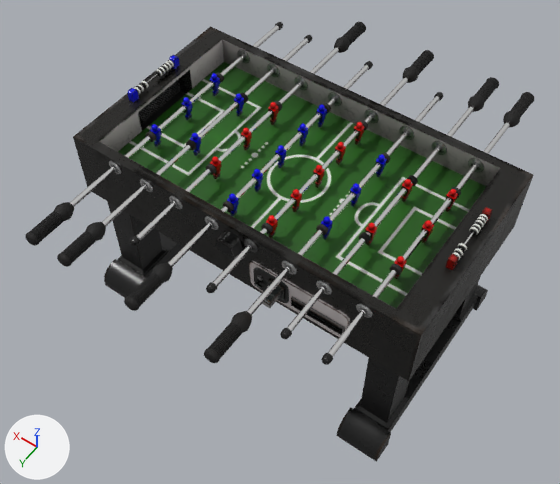
Renders of the glTF model footballs/table/scene.gltf from each side of a commit.
Before and after are seen from a 50 mm lens placed at (-93.5, 147.8, 206.1), pointed at (2.0, 14.1, -4.1). Arrows for +X, +Y and +Z are at lower left; the lights stay in place. Where no turn or scale is listed for an object, it has been applied to the vertices. Vertices at the same position are counted once.

Script lines for the objects in view, before the commit:
```python
me_polysurface305_lambert11_0 = bpy.data.meshes.new('polySurface305_lambert11_0')
me_polysurface305_lambert11_0.from_pydata(...)  # 12580 vertices, 22855 faces; spans x -62.5..62.0, y -62.7..77.7, z -39.6..37.8
me_polysurface305_lambert11_0.materials.append(mat_lambert11)
ob_polysurface305_lambert11_0 = bpy.data.objects.new('polySurface305_lambert11_0', me_polysurface305_lambert11_0)
ob_polysurface305_lambert11_0.location = (0.0, 0.0, 0.0)
```
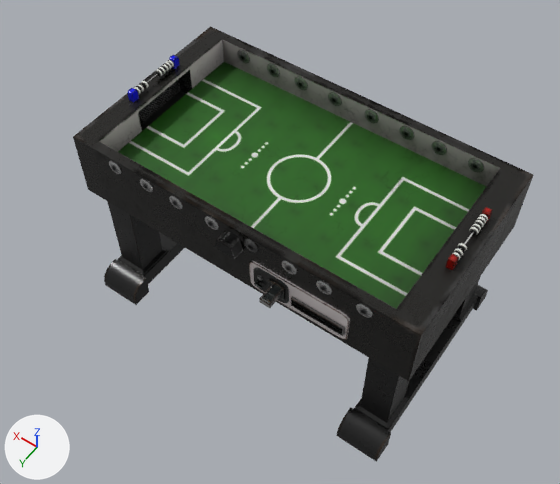
Where the newer file only moved an object's origin or applied its transform, the numbers keep the older frame.

What differs and where, as boxes (x1, y1, x2, y2) in the pictures (560 x 484 px):
'polySurface305_lambert11_0', reshaped (10% narrower)
    before: (25, 22, 534, 462)
    after: (73, 26, 533, 462)
part 1 of me_polysurface305_lambert11_0, deleted
    before: (25, 22, 534, 365)

The change, as a diff of the scene's bpy script:
```diff
--- a/footballs/table/scene.gltf.py
+++ b/footballs/table/scene.gltf.py
@@ me_polysurface305_lambert11_0 @@
 # used by ob_polysurface305_lambert11_0; location = (0.0, 0.0, 0.0)
-me_polysurface305_lambert11_0.from_pydata(...)  # 12580 vertices, 22855 faces; spans x -62.5..62.0, y -62.7..77.7, z -39.6..37.8
+me_polysurface305_lambert11_0.from_pydata(...)  # 2360 vertices, 4391 faces; spans x -62.5..62.0, y -32.3..48.8, z -39.6..37.8
+# me_polysurface305_lambert11_0 part 1: 214 loose pieces with 10220 vertices, spanning x -48.5..47.4, y -62.7..77.7, z 25.0..34.1, are deleted
 me_polysurface305_lambert11_0.materials.append(mat_lambert11)
```
